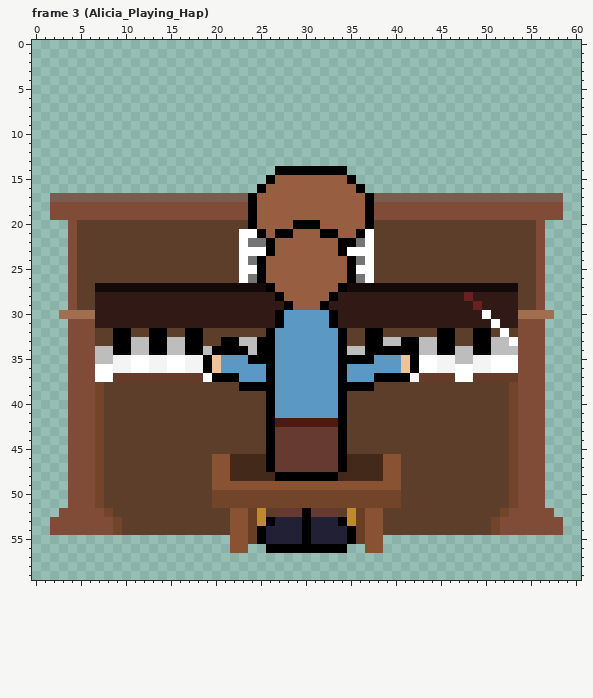
Pixel-art file: assets/objects/scene-1/piano.aseprite. The first picture shows the starting point.
61x60 pixels, 61 frames. Colours within 5 levels of each other are drawn and written as one. Shown: frame 3 (Alicia_Playing_Hap). The commit also changed other frames, which this record leaves out.
New version:
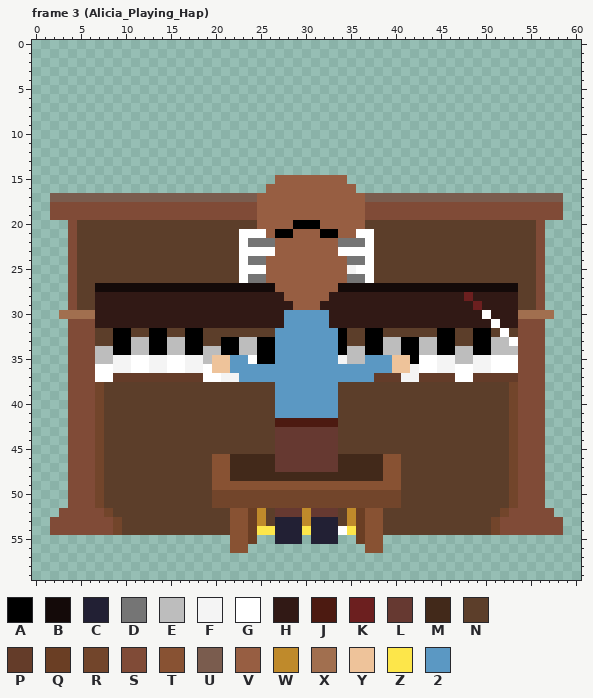
Palette (. is transparent): A #000000  B #140a09  C #222034  D #757575  E #bdbdbd  F #f4f4f4  G #ffffff  H #311915  J #4c1a11  K #6c1f1f  L #663931  M #42291a  N #5c3e2a  P #643c29  Q #6a3e24  R #72452b  S #804b37  T #885233  U #7a5c4e  V #975e42  W #bf8a2b  X #a16f4f  Y #eec39a  Z #fde64a  2 #5b98c3
Diff:
Frame 3 (Alicia_Playing_Hap), layer "Alicia":
Colour A becomes colour 2 in row 35 at x 37; in rows 36 to 37 at x 26 and 34.
Colour A becomes colour B in row 27 at x 26 and 34.
Colour A becomes colour D in row 22 at x 26 and 34 to 35; in row 24 at x 25 and 35; in row 26 at x 25 and 35.
Colour A becomes colour E in row 34 at x 20, 23 and 39 to 40; in row 35 at x 19 and 35 to 36.
Colour A becomes colour F in row 25 at x 35; in row 35 at x 34; in row 36 at x 42; in row 37 at x 21 to 22 and 41.
Colour A becomes colour G in row 21 at x 25 and 36; in row 23 at x 26 and 34; in row 25 at x 25; in row 35 at x 24; in row 36 at x 19; in row 37 at x 20.
Colour C becomes colour G in row 54 at x 34.
Colour A becomes colour H in row 28 at x 27 and 33; in row 29 at x 28 and 32; in rows 30 to 31 at x 27 and 33.
Colour A becomes colour M in rows 46 to 47 at x 26 and 34; in row 48 at x 27 to 33.
Colour A becomes colour N in row 20 at x 24 and 37; in row 32 at x 26; in row 38 at x 23 to 26 and 34 to 37; in rows 39 to 45 at x 26 and 34; in row 53 at x 26 and 34.
Colour A becomes colour P in row 37 at x 38 to 40.
Colour A becomes colour S in rows 18 to 19 at x 24 and 37.
Colour A becomes colour U in row 17 at x 24 and 37.
Colour A becomes colour W in rows 52 to 53 at x 30.
Colour 2 becomes colour Y in rows 35 to 36 at x 21 and 40.
Colour A becomes colour Z in row 54 at x 25, 30 and 35.
Colour C becomes colour Z in row 54 at x 26.
The edit erases colour A in row 14 at x 27 to 34; in row 15 at x 26 and 35; in row 16 at x 25 and 36; in row 55 at x 25, 30 and 35; in row 56 at x 26 to 34.
The edit erases colour C in row 55 at x 26 and 34.
Changed places in both pictures, as pixel boxes (x1, y1, x2, y2):
changed: (203, 166, 419, 553)
